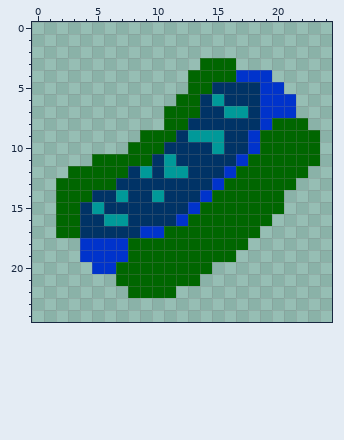
Pixel-art sprite -- assets/ultimateTTT/hotdog_bs.png. Above: the version before the commit.
The file is 25x25 pixels.
The same view after the edit:
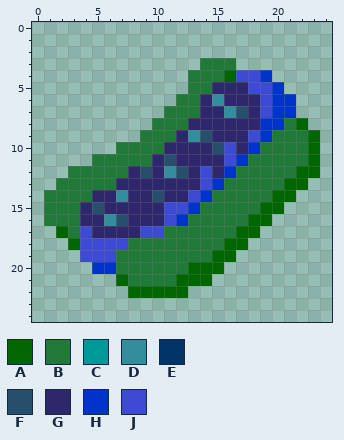
Palette (. is transparent): A #006600  B #207839  C #009999  D #348d9c  E #003366  F #274f6c  G #2e276c  H #0033cc  J #3d4ad4
From old to new:
Changed rows in their new state; - is an unchanged pixel.
first column x 1:
 3 -------------BBB-------
 4 ------------BBB-JJ-----
 5 ------------BBGGGJJ----
 6 -----------BBGDGGGJ----
 7 ----------BBBGGDFGJ----
 8 ---------BBBGGGGGG-HB--
 9 --------BBBGDFGGGJHBBB-
10 ------BBBBGGGGFJG-BBBB-
11 ----BBBBBGFGGGGJ-BBBBB-
12 --BBBBBGFGDFGJG-BBBBB-A
13 -BBBBBGGGGGGGJ-BBBBB-A-
14 BBBBGGDGGFGGJ-BBBBB-A--
15 BBBGFGGGGGJJ-BBBBB-----
16 BBBGGDFGGGJ-BBBBB------
17 --BJGGGGJJBBBBBB-------
18 --AJJJJBBBBBBBB--------
19 ---JJJBBBBBBBB---------
20 ------BBBBBB--A--------
21 -------BBBB--A---------
22 -----------A-----------
Where, in picture pixels (left, top, right, bottom), the same in both pictures:
changed: (44, 58, 320, 298)
